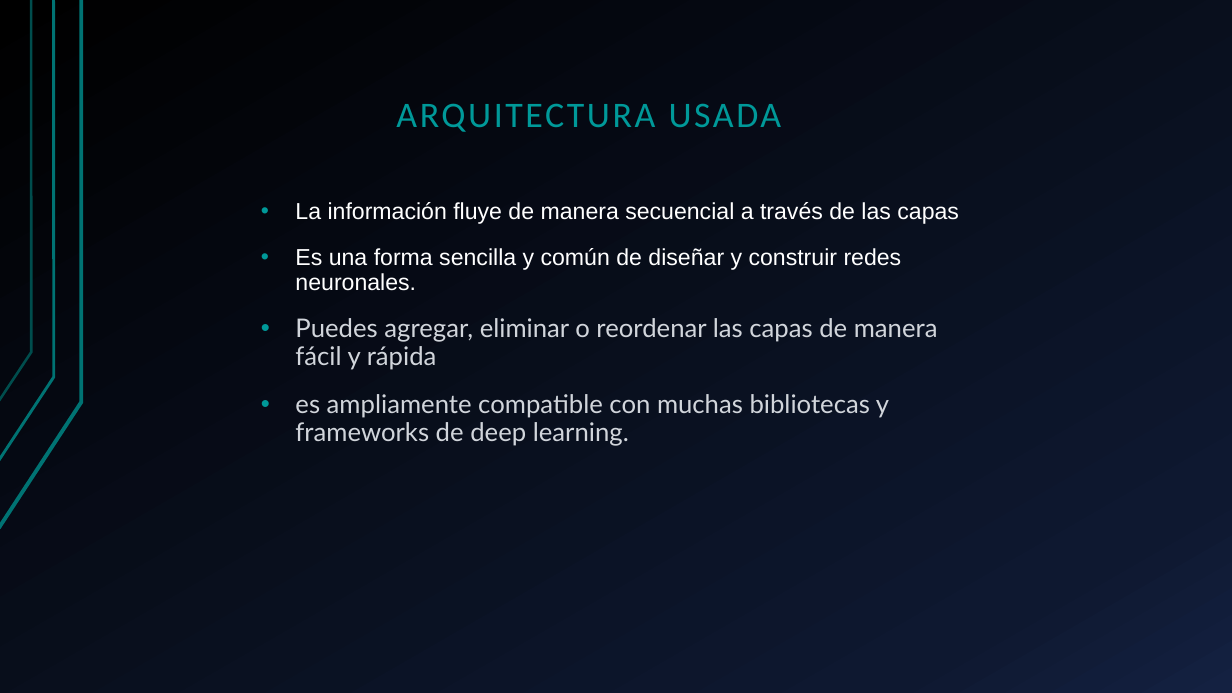
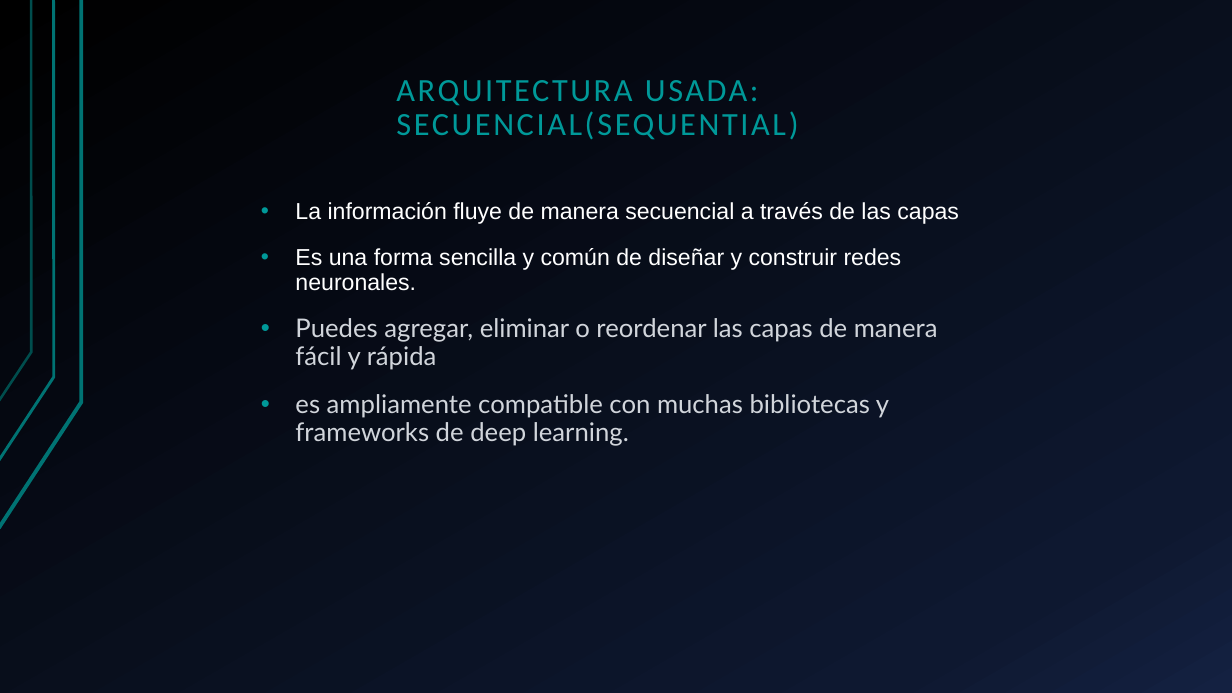
Before and after one commit to AxCXV/TotoAfrica, a slide deck: slide 12 of ProyectoAlgoritmia.pptx. Drawn at 1232x693 pixels with LibreOffice and Linux fonts; fonts in the diff are those of the drawing. Boxes give left, top, right and bottom in pixels: in the first picture for what was removed or moved away, otherwise in the second. Text is boxed around its words. In the diff, an @@ line names an element or a change of style, - is before the commit and + after.

```diff
--- a/ProyectoAlgoritmia.pptx
+++ b/ProyectoAlgoritmia.pptx
@@ title at box(396, 80, 798, 139): text changed; size 28 to 25.2 pt @@
-ARQUITECTURA USADA
+ARQUITECTURA USADA:
+SECUENCIAL(SEQUENTIAL)
```
